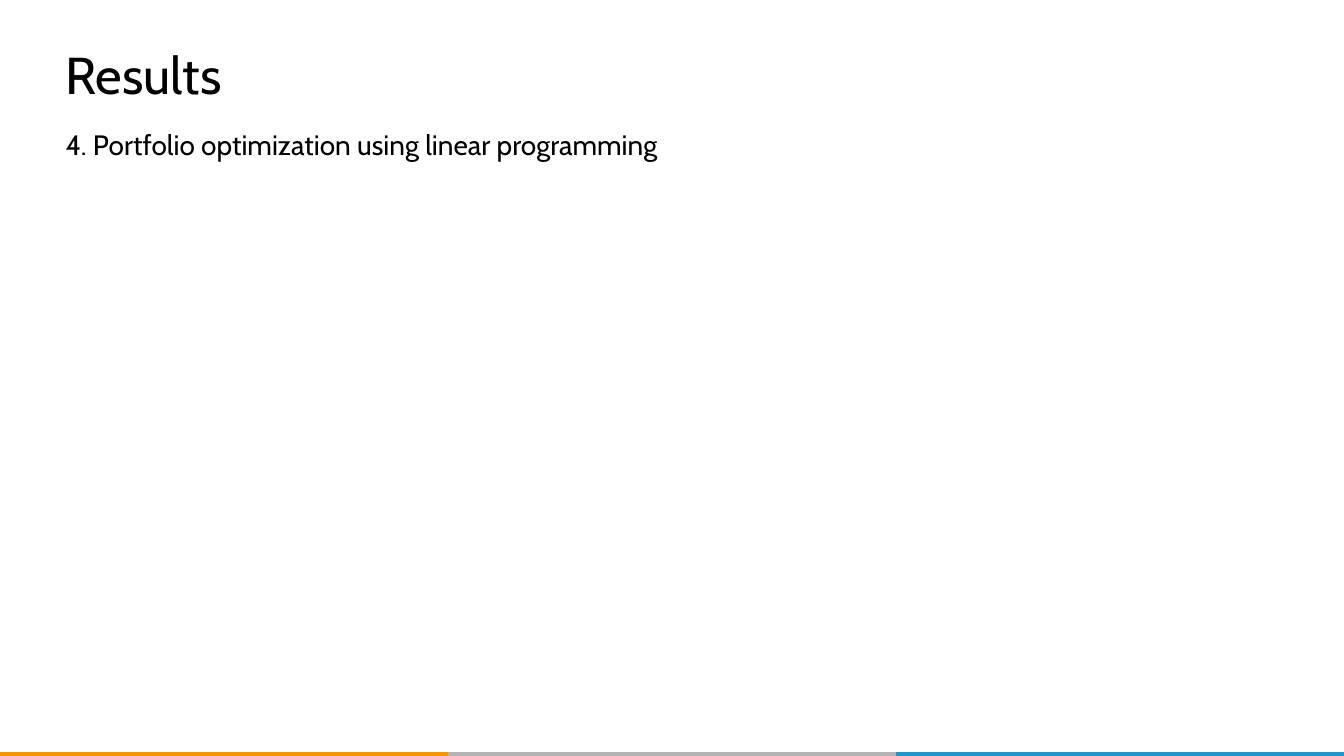
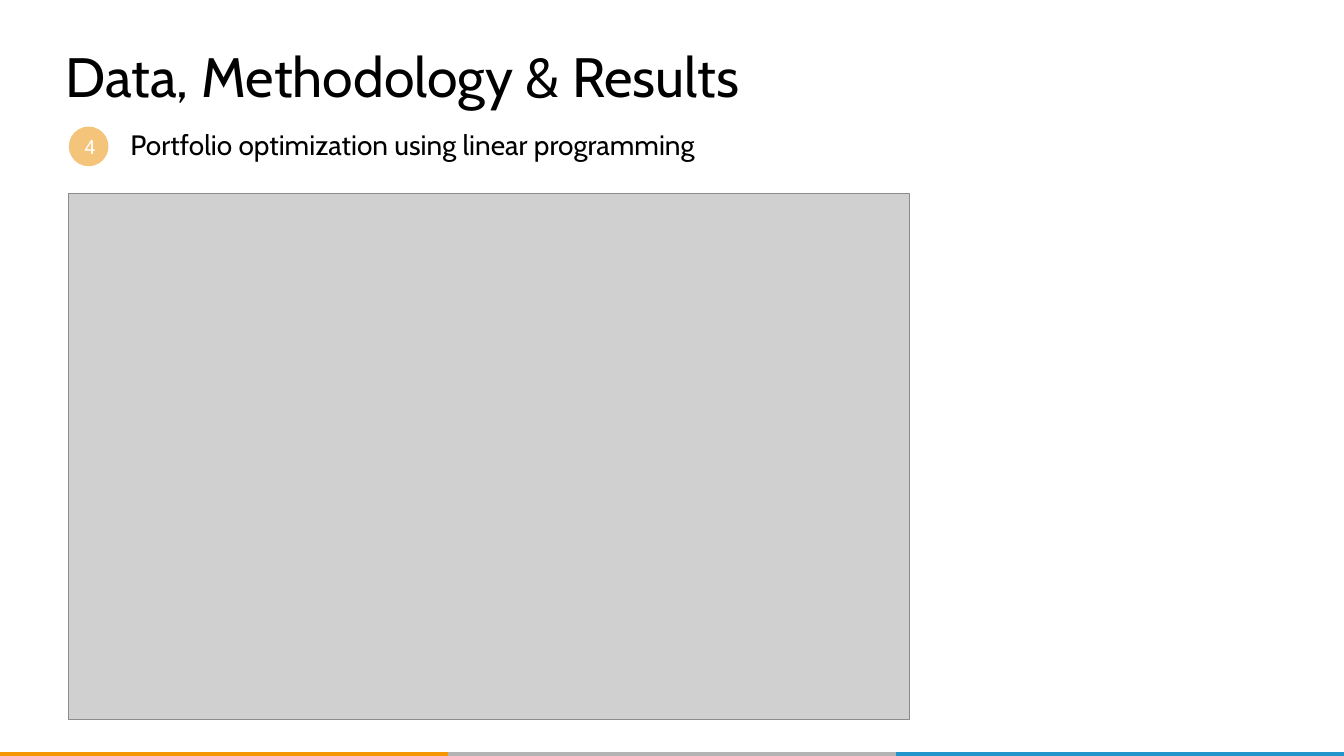
Before and after one commit to QUER01/FinanceModule, a slide deck: slide 34 of docs/dlw_conference_presentation.pptx (slide 35 before the commit). Drawn at 1344x756 pixels with LibreOffice and Linux fonts; fonts in the diff are those of the drawing; grey boxes stand for pictures; background and template pictures are left out. Boxes give left, top, right and bottom in pixels: in the first picture for what was removed or moved away, otherwise in the second. Text is boxed around its words. In the diff, an @@ line names an element or a change of style, - is before the commit and + after.

```diff
--- a/docs/dlw_conference_presentation.pptx
+++ b/docs/dlw_conference_presentation.pptx
@@ title at <box>66,55,739,109</box>: text changed; size 37 to 39.6 pt @@
-Results
+Data, Methodology & Results
@@ ellipse added at <box>69,127,108,166</box>, fill #F4C47A, 14 pt, text #FFFFFF @@
+4
@@ subtitle at <box>130,134,695,162</box>: text changed @@
-4. Portfolio optimization using linear programming
+Portfolio optimization using linear programming
@@ picture added at <box>69,194,909,720</box> @@
```
Also in this commit, not shown: 27 other slides changed, 4 slides added, 1 other file.
